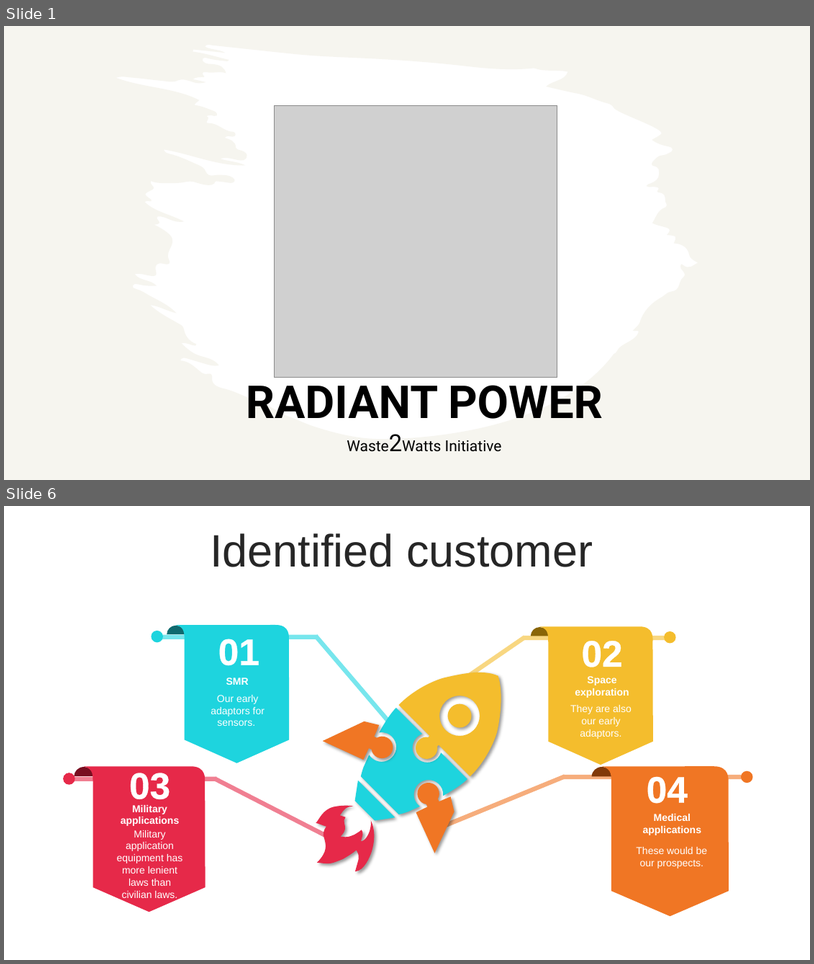
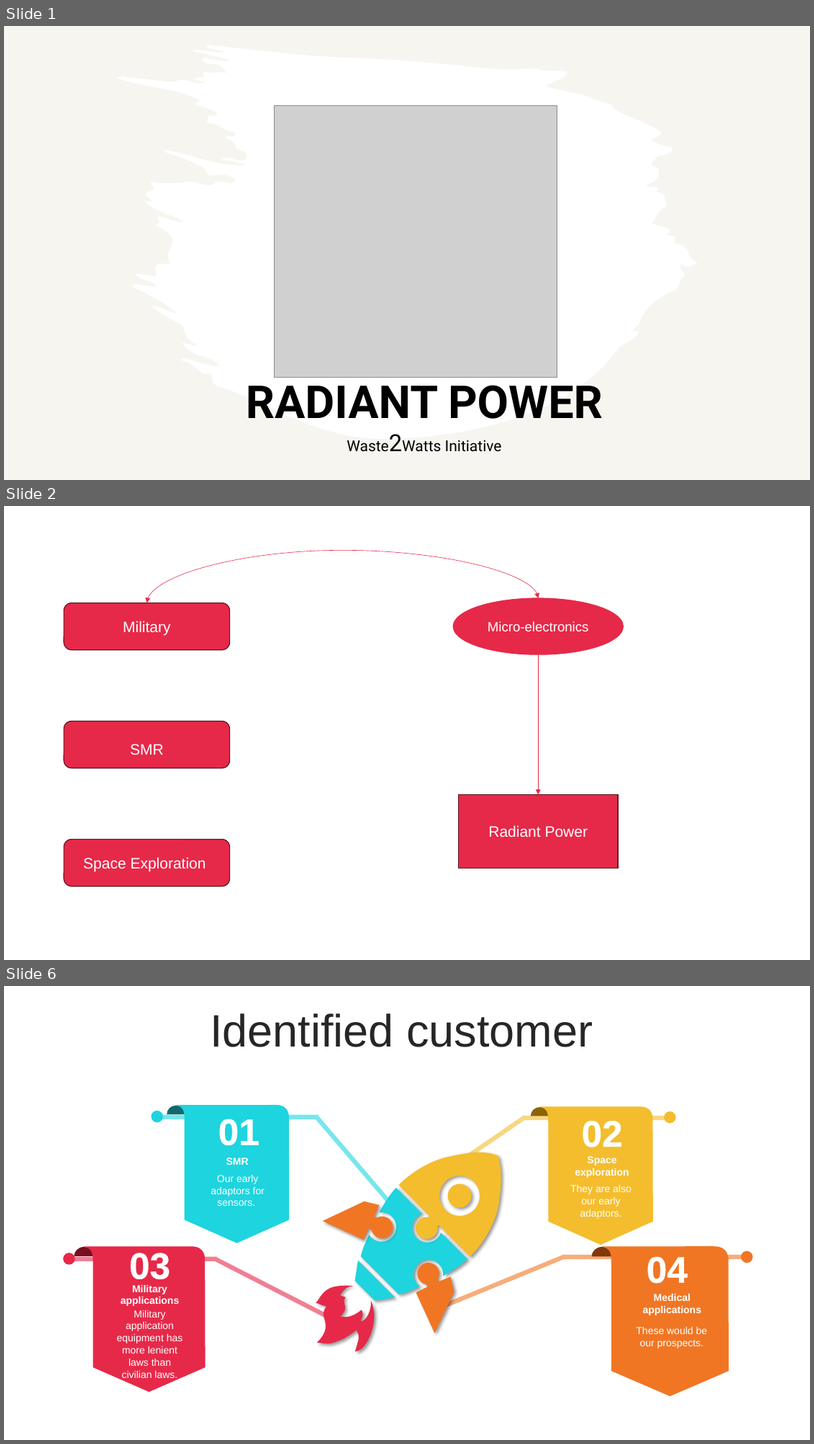
Before and after one commit to fam007e/EMINE_22_24, a slide deck: ESADE/NVCP/Businessman Target Marketing PowerPoint Templates 1.pptx. Shown one above the other, each under a label of ours: slides 1 and 6 before the commit, slides 1, 2 and 6 after it; the slides between them are not shown. The pictures are 814x964 and 814x1444 pixels, drawn with LibreOffice and Linux fonts; fonts in the diff are those of the drawing; grey boxes stand for pictures. Boxes give left, top, right and bottom in pixels: in the first picture for what was removed or moved away, otherwise in the second. Text is boxed around its words. In the diff, an @@ line names an element or a change of style, - is before the commit and + after.

Commit message:
modified:   ESADE/NVCP/Businessman Target Marketing PowerPoint Templates 1.pptx 	new file:   ESADE/Steven_Guest/905052-PDF-ENG.pdf 	new file:   ESADE/Toni_LopezCarrasco/ESADE EMINE Fuel rod clips_IPR.pdf 	renamed:    Misc/978-4-431-54898-0.pdf -> Misc/Nuclear Reactor Design(978-4-431-54898-0).pdf

```diff
--- a/ESADE/NVCP/Businessman Target Marketing PowerPoint Templates 1.pptx
+++ b/ESADE/NVCP/Businessman Target Marketing PowerPoint Templates 1.pptx
@@ slide 2 added at (4, 506, 810, 960), background #FFFFFF @@
@@ curved double arrow added from (147, 602) to (539, 598), #E62949 0.5 pt @@
@@ rounded rectangle added at (64, 602, 229, 650), fill #E62949, outline #651220 1 pt, 18 pt, text #FFFFFF @@
+Military
@@ ellipse added at (453, 598, 623, 654), fill #E62949, outline #E62949 1 pt, 16 pt, text #FFFFFF @@
+Micro-electronics
@@ arrow added from (539, 654) to (539, 795), #E62949 0.5 pt @@
@@ rounded rectangle added at (64, 721, 229, 768), fill #E62949, outline #651220 1 pt, 18 pt, text #FFFFFF @@
+SMR
@@ rectangle added at (459, 795, 619, 867), fill #E62949, outline #651220 1 pt, 18 pt, text #FFFFFF @@
+Radiant Power
@@ rounded rectangle added at (64, 839, 229, 886), fill #E62949, outline #651220 1 pt, 18 pt, text #FFFFFF @@
+Space Exploration
```
Also in this commit, not shown: 2 slides changed, 1 slide removed, 3 other files.
